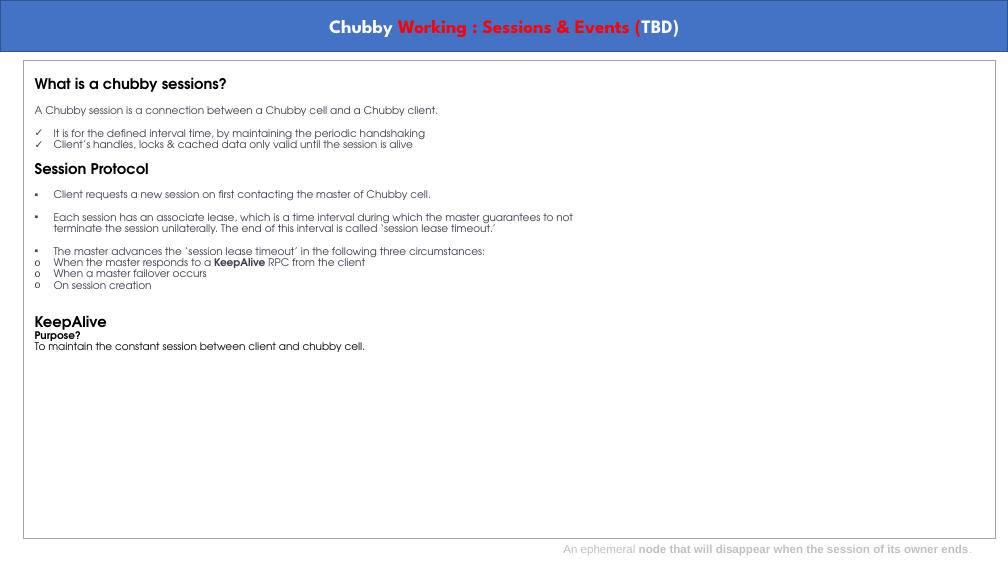
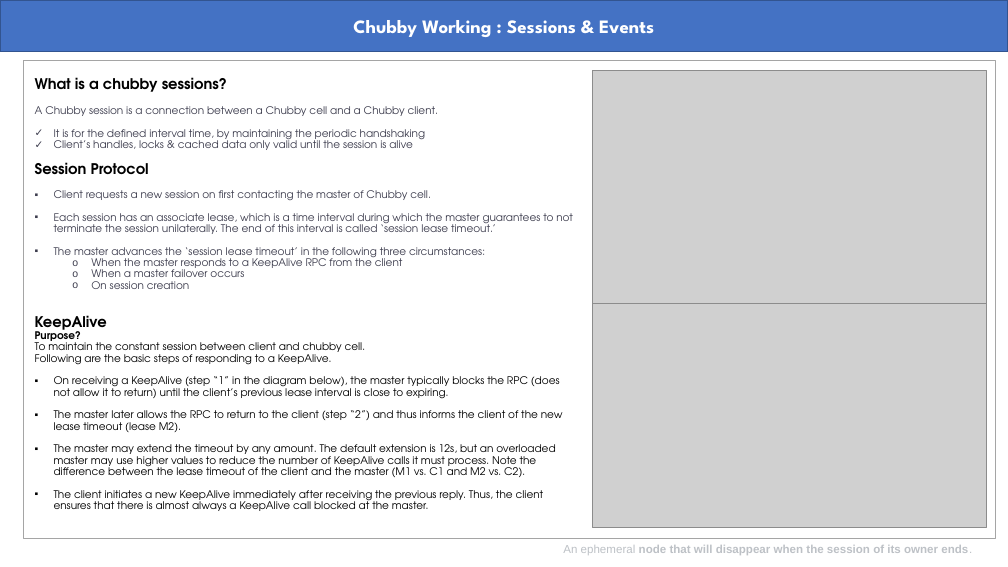
Before and after one commit to abmishra1234/Advanced-System-Design, a slide deck: slide 12 of Chubby.pptx. Drawn at 1008x567 pixels with LibreOffice and Linux fonts; fonts in the diff are those of the drawing; grey boxes stand for pictures. Boxes give left, top, right and bottom in pixels: in the first picture for what was removed or moved away, otherwise in the second. Text is boxed around its words. In the diff, an @@ line names an element or a change of style, - is before the commit and + after.

```diff
--- a/Chubby.pptx
+++ b/Chubby.pptx
@@ text in rectangle at bbox=[353, 20, 654, 37]: text changed; text colour #FF0000 to #FFFFFF @@
-Chubby Working : Sessions & Events (TBD)
+Chubby Working : Sessions & Events
@@ picture added at bbox=[592, 70, 987, 304] @@
@@ text at bbox=[91, 255, 403, 289]: bold off in "KeepAlive"; list level 1 to 2 in "When the master responds to ..."; list level 1 to 2 in "When a master failover occurs"; list level 1 to 2 in "On session creation" @@
@@ picture added at bbox=[592, 304, 987, 528] @@
@@ text at bbox=[35, 354, 563, 511]: paragraphs added @@
+Following are the basic steps of responding to a KeepAlive.
+▪ On receiving a KeepAlive (step “1” in the diagram below), the master typically blocks the RPC (does not allow it to return) until the client’s previous lease interval is close to expiring.
+▪ The master later allows the RPC to return to the client (step “2”) and thus informs the client of the new lease timeout (lease M2).
+▪ The master may extend the timeout by any amount. The default extension is 12s, but an overloaded master may use higher values to reduce the number of KeepAlive calls it must process. Note the difference between the lease timeout of the client and the master (M1 vs. C1 and M2 vs. C2).
+▪ The client initiates a new KeepAlive immediately after receiving the previous reply. Thus, the client ensures that there is almost always a KeepAlive call blocked at the master.
```
Also in this commit, not shown: 2 other slides changed, 3 slides added, 1 other file.
